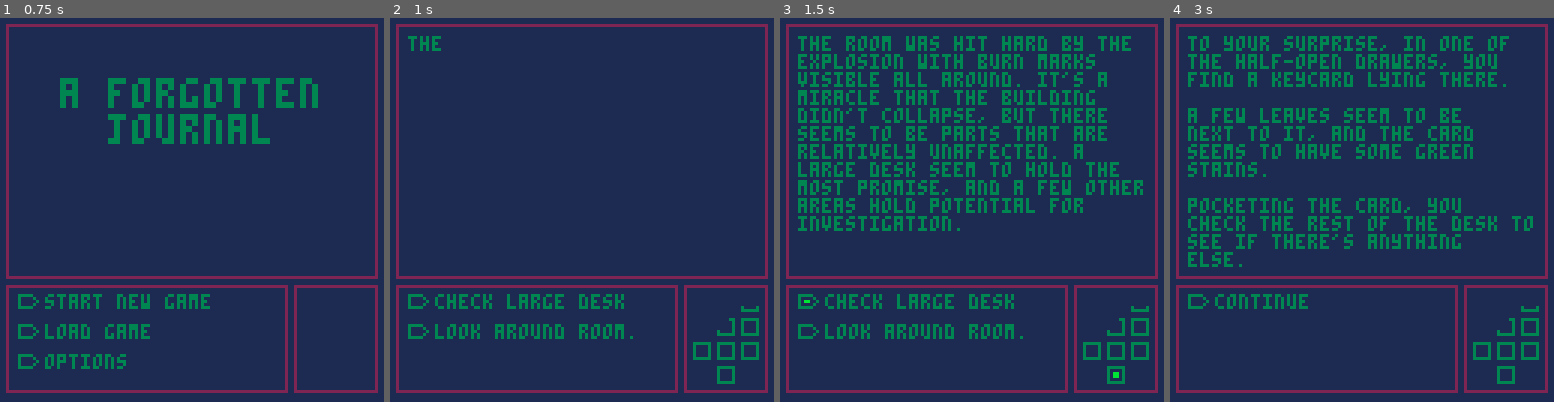
Above: before the commit, frames 1-4 (left to right).
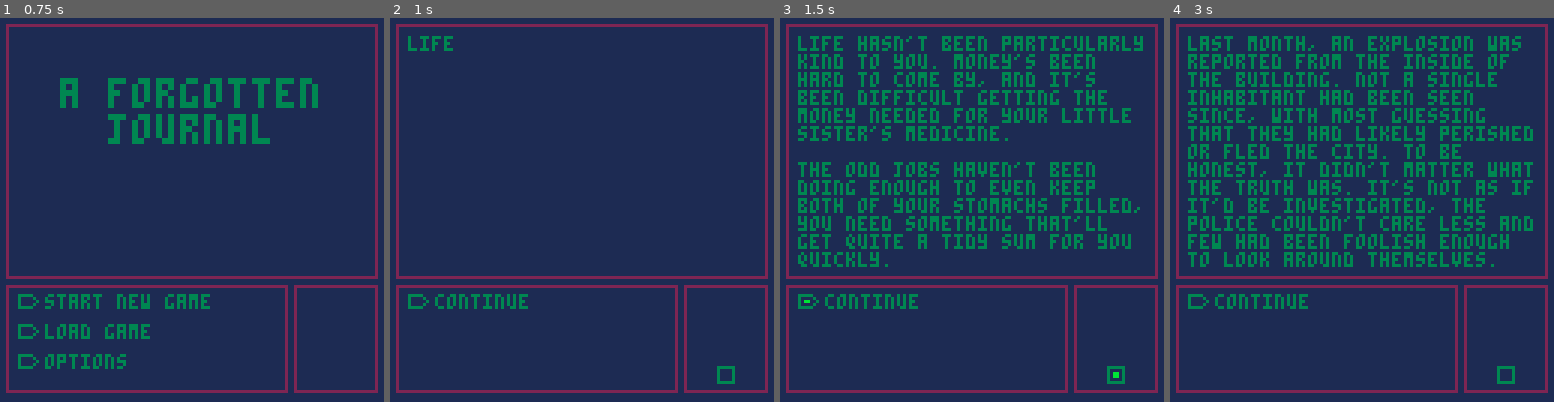
Above: after the commit, the same moments.

Repository: NeoTheSilent/A-Forgotten-Journal
Game: PICO-8 cartridge evastory.p8
Same seed, same stepped clock (60 frames per second), same inputs: the game is played once before the commit and once after it.
Inputs:
- Up to frame 1 (0.75 s): tap X (X key) at 0.33 s; tap O (Z key) at 0.7 s
- Up to frame 2 (1 s): no input
- Up to frame 3 (1.5 s): tap X (X key) at 1.07 s
- Up to frame 4 (3 s): hold Right 1.6-2.1 s; tap O (Z key) every 0.4 s from 1.7 to 2.9 s; tap X (X key) at 1.85, 2.97 s; hold Up 2.15-2.42 s; hold Right from 2.47 s (still down)

Frame 1 is identical in both runs. In frame 2, 2.5% of the frame differs, in the area x 4-97%, y 4-90%; in frame 3, 17%; in frame 4, 16%.

Commit message:
1.17
1.17 - Implementation of the Inventory system is now complete, and a proper save-password system should follow. Reduction in redundant variables has occurred, as well as several bug fixes. Page 2 of the Journal is now implemented. We should be ready to add the next room soon.

Diff:
--- a/evastory.p8
+++ b/evastory.p8
@@ -5,21 +5,31 @@
 
 function _init()
 proom=2
+inv=false
 tcheck=true
 tpick=0
 clr={2,3,1}
 clw={"ui","text","background"}
 bckclr=1
 --
-key1=0
-key2=0
+bp={
+{"green keycard",1},
+{"keycard 6",1},
+{"medicine",1},
+{"shears",1},
+{"",0},
+{"",0},
+{"",0},
+{"",0},
+{"",0},
+{"",0},
+{"",0},
+{"",0}}
 jrnl={0,0}
-meds=0
-shears=0
 scan=0
 --
-pr={{0,108,115,3},{1,108,107,1},{1,116,107,3},{1,116,99,2}}
-vroom={0,1,0,1,1,1,0,0,1,0,0,0}
+pr={{0,108,115,3},{0,108,107,1},{0,116,107,3},{0,116,99,2}}
+vroom={0,0,0,0,0,0,0,0,0,0,0,0}
 vsub={
 {},
 {0,0,0},
@@ -166,11 +176,11 @@
 --room6
 {
 m={
---"as the door opens, you can't shake the  …(259 unchanged characters)…
---"your mind must be playing tricks on you, this place was clearly abandoned after all so it's unlikely you'd find any mad scientists in these halls.⬇️similarly, each of these doors were locked tightly. outside of these plants, it's unlikely that anything else could survive in these conditions.",
---"leaving now just because of a 'bad feeling' would be a waste. it's likely you're the first person to discover this laboratory after all.⬇️forget sifting through the looted rubble upstairs, who knows how many valuables could be down here still!",
---"with some luck, you could make enough m …(277 unchanged characters)…
-"what exactly happened down here? why did the laboratory get to this state? what happened to the people here?⬇️it's might be risky to stay here, but running away from an opportunity like this would leave you filled with regrets!⬇️with that, you step inside the door with great care. ",
+"as the door opens, you can't shake the  …(259 unchanged characters)…
+"your mind must be playing tricks on you, this place was clearly abandoned after all so it's unlikely you'd find any mad scientists in these halls.⬇️similarly, each of these doors were locked tightly. outside of these plants, it's unlikely that anything else could survive in these conditions.",
+"leaving now just because of a 'bad feeling' would be a waste. it's likely you're the first person to discover this laboratory after all.⬇️forget sifting through the looted rubble upstairs, who knows how many valuables could be down here still!",
+"with some luck, you could make enough m …(277 unchanged characters)…
+"what exactly happened down here? why did the laboratory get to this state? what happened to the people here?⬇️it might be risky to stay here, but running away from an opportunity like this would leave you filled with regrets!⬇️with that, you step inside the door with great care. ",
 "inside the room, it seems this room looks like a decontamination room. a small glass shower with hazmat suits can be seen, as well as what looks like a large scanner.⬇️there also seems to be a few desks and cabinets to go through. you certainly have your work cut out for you. ",
 },
 c={
@@ -183,22 +193,28 @@
 "enter left door."},
 b={
 {
-"there's enough suits here for a few people, which makes it all that more concerning that you haven't found anyone... or anything. you fish through the pockets for a few minutes, but there's nothing worth taking within. it would've been too easy if there was a keycard within.",
+"there's enough suits here for a few people, which makes it all that more concerning that you haven't found anyone... or rather, *anything*.⬇️you fish through the pockets for a few minutes, but there's nothing worth taking within. it would've been too easy if there was a keycard within.",
 "concerned that you may have missed something, you check the pockets again. you did manage to find something this time, a spare handkerchief. it looks rather nice, so it might make a fine gift in the future, though it certainly won't help you today."
 },
 {
-"a small shower roughly two feet by two feet, it seems to exist only to wash you down before you enter or after you leave. it doesn't take you long to check around, there's not many places to hide anything after all. unfortunately, your searches come up empty.",
-"erring on the side of caution, you decide to check if there's anything under the grate, but you come up empty, and the handles don't seem to be hiding anything either.",
-"it seems the only thing here for you is the ability to shower, if you see fit... though the thought of showering here doesn't exactly inspire confidence."
+"a small shower, it seems to exist only to wash you down before you enter or after you leave. it doesn't take you long to check around, it's a glass shower after all.⬇️unfortunately, your search come up empty. yet, you did discover something... it seemed like the plants were growing in the shower grates. ",
+"a few minutes pass as you try to open it, but it seems rather stuck. you'd need something else to open it... ",
+"you try to open the grate again, but it's still not budging, much to your frustration.⬇️at any rate, it seems the only thing here for you is the ability to shower, if you see fit... though the thought of showering here doesn't exactly inspire confidence."
 },
 {
 "you check the drawers on the smaller desk and see a smaller notepad. jotted on the surprisingly dry pages seems to be some instructions.",
-"[before entering or exiting, the door won't open unless the scanner detects no problematic elements. this includes evaconvolvulus, so be careful that nothing sticks to you when you leave. if something goes wrong, it'll lock down the door until the issue is resolved.]",
-"[before entering or exiting, the door won't open unless the scanner detects no problematic elements. this includes evaconvolvulus, so be careful that nothing sticks to you when you leave. if something goes wrong, it'll lock down the door until the issue is resolved.]",
-},
-{
-"these seems to be a page of a journal here. insertjournal",
-""
+"[before entering or exiting, the door won't open unless the scanner detects no problematic elements. this includes evaconvolvulus, so be careful that nothing sticks to you when you leave. if something goes wrong, it'll lock down the door until the issue is resolved.⬇️- ethe]",
+"[before entering or exiting, the door won't open unless the scanner detects no problematic elements. this includes evaconvolvulus, so be careful that nothing sticks to you when you leave. if something goes wrong, it'll lock down the door until the issue is resolved.⬇️- ethe]",
+},
+{
+"you rummage through the larger desk, trying to see if you can find anything. ultimately, you do happen upon a few pages torn out of a notebook. seeing little reason not to, you decide to read them.",
+"\"march 15th, 20█\"⬇️\"time isn't on our side, the more we dawdle, the more we risk ███ finding us. still, this was important. even if it took ██ days, it was important to find a proper test subject. it took a lot of persuasion, but we had convinced the director that it was important to have the ██ take a ██\"",
+"\"we must ensure that we get the best possible subject.\"⬇️\"of course, a bribe went a long way in convincing the director, and thankfully we found our test subject. she had shown quite a bit of potential, she was quite smart for her █, and she passed the physical.\"",
+"\"we couldn't afford to have too many tests here, or we'd risk investigation. thus, we have decided that we'd focus our results on her. our funds were already starting to dry up after all.\"⬇️\"our assessment of the director was spot-on, and with a little extra money, we were able to speed up the process drastically.\"",
+"\"we've placed her in a side room that we had made. it didn't matter how nice it was, only that the proper precautions were followed.\"⬇️\"she's locked in there, not that we should be concerned. she's only █ after all. still, even despite the purpose of our project, the others had decided that she should have a name.\"",
+"\"the one that the director had used was rather dull. we decided to call her eva.\"⬇️\"with all the preparations done, we can begin our tests soon. should our luck hold, then we won't need another test subject. we already had run plenty of tests in our old location, and we've long since passed the early phases of the test.\"",
+"\"now, it was important to apply the results of our research and reach the next stage in ██ ███.\"⬇️...⬇️it takes some time to come to terms with what you had read. ultimately, you put these spare pages in the journal and continue moving, unsure of what to do next. ",
+"you check through the larger desks again, but nothing remains. you can't help but remember the journal as you rummage through them...⬇️what happened here?"
 },
 {
 "surprisingly, you seem to find a pair of shears here, with green residue stained onto them. it may be worth keeping them for now, in case you need to cut something later.",
@@ -252,12 +268,15 @@
 	delay-=1
 end
 
+
 if scrl<#sdial(cdial) then
 	scrl+=0.5
  if btnp(5) and delay==0 then
  	delay=10
 		scrl=#sdial(cdial)
 	end
+elseif scrl==#sdial(cdial) and btnp(5) then
+ inv=not inv
 elseif scrl>#sdial(cdial) then
 	scrl=0
 end
@@ -282,7 +301,11 @@
 then
 	titlescreen()
 else
- dial(s[proom])
+	if inv then
+		pckt()
+	else
+	 dial(s[proom])
+	end
 	grid()
 end
 
@@ -307,6 +330,19 @@
 
 function rf(v,w,x,y)
 	rectfill(v,w,x,y,clr[3])
+end
+
+function pckt()
+	print("inventory",46,6,clr[2])
+	print("journal pages: ",6,78,clr[2])
+	line(6,75,120,75,clr[1])
+	line(6,13,120,13,clr[1])
+	for i=1,#bp do
+			rect(6+flr(i/7)*58,5+i*10-flr(i/7)*60,62+flr(i/7)*58,13+i*10-flr(i/7)*60,clr[1])
+		if bp[i][2]>0 then
+				print(bp[i][1],8+flr(i/7)*60,7+i*10-flr(i/7)*60,clr[2])
+		end
+	end
 end
 
 function grid()
@@ -456,7 +492,7 @@
 --room2--
 if proom==2 then
 	if dsel==1 then
-		key1=1
+		bp[1][2]=1
 		s[2].b[3]={
 		"after using the keycard, the door opens and a small cloud of mist disperses into the room. you can smell fresh plant …(232 unchanged characters)…
 		"you slowly make your way down the stairs, being as careful as you can. each step causes the stairs to let out an awful creak, and whether it'll be from the stair underneath you breaking or tripping on an errant vine, a fall from here wouldn't be pretty.",
@@ -464,14 +500,14 @@
 	elseif dsel==2 then
 		s[2].c[3]="open the door"
 		pr[1][1]=1
-		if key1==0	then
+		if bp[1][2]==0	then
 			s[2].b[3]={
 				"try as you might, the door to the next room is closed quite tightly. you can't try the keycard reader currently, as you don't have a card.⬇️you're not one to give up easily however, and you try to pry open the door with a spare piece of metal that had been lying around.",
 				"you spend a few minutes trying to use the metal bar to open the door, but it's not budging.⬇️the only result you g …(201 unchanged characters)…
 				"",}
 		end
 	elseif dsel==3 then
-		if key1==1 and vsub[2][3]==1 then
+		if bp[1][2]==1 and vsub[2][3]==1 then
 		 proom=5
 		 pr[2][1]=1
   else
@@ -485,7 +521,7 @@
 --room 4--
 elseif proom==4 then
 	if dsel==1	then
-		key2=1
+		bp[2][2]=1
 		vsub[5][6]=0
 		s[5].b[6]={"you take the new keycard from your pocket and swipe it through the scanner. after a few moments, it lets  …(217 unchanged characters)…
 	elseif dsel==3 then
@@ -502,8 +538,8 @@
 	if dsel==1 then
 		jrnl[1]=1
 	elseif dsel==2 then
-		if meds<2 then
-		 meds+=1
+		if bp[3][2]<1 then
+		 bp[3][2]+=1
 		 s[5].b[2]={
 			 "thinking about it more, you decide to pocket them for now, as you might forget about it when you're getting ready to leave. you pocket the medicine with that, putting them in your satchel.",
 			 "you check the various desks some more, but there doesn't seem to be anything else worth taking right now."}
@@ -511,42 +547,46 @@
 	 end
 	elseif dsel==5 then
 		proom=4
-	elseif dsel==6 and key2==1 then
+	elseif dsel==6 and bp[2][2]==1 then
 		proom=6
 		pr[3][1]=1
 	end
 --room6--
 elseif proom==6 then
-	if dsel==4 then
+	s[6].m[#s[6].m]="each drip from the leaking pipes sounds like a gunshot now. the room seems no different right now, it would do you well to speed up your investigation.⬇️there shouldn't be anything to fear... but something about this place screams danger."
+	if scan==1 and vsub[6][3]==1 then
+	s[6].b[6]={
+  "you step into the scanner, shears in hand. the journals had noted that this 'evaconvolvulus' seems to be plant matter. knowing this, you crouch down towards the vines on the ground. you already checked that there wasn't anything like that stuck to your clothes, so it must be this.",
+  "with some regret in your heart, you trim away at the vines, cutitng through them cleanly until you've clipped all of them. you pick up the remains and toss them out of the scanner. you couldn't get it perfectly, as they seemed to originate from a small crack in the floor, but you've gotten as much as you can.",
+  "you press the button again, to see if you'll get a better result this time. the laser comes down again, following the proper path. you close your eyes before the lasers blind you, and after a few moment the scan completes. you open your eyes as the glass door ahead of you finally opens, revealing the now unlocked doorway to the next room.",
+  "carefully, you step through into the next room.",
+  ""}
+	elseif scan==0 and vsub[6][3]==1 then
+	s[6].b[6]={
+  "seeing no reason not to try, you enter the scanner. it's a larger box, able to hold you inside without issue. on the other side is a glass panel blocking the actual doorway. there also seems to be a button labeled [begin scan] next to you, as well as a display screen that is powered off. finally, there seems to be several vines on the floor.",
+  "you press the button, and the opening behind you closes with a glass panel coming down to lock you in. after a few moments, the top of the scanner lights up, completely covering the top with red light. after a few moments, it begins moving downwards.",
+  "you brace yourself, seeing no way to escape from this. the lights hit the top of your head... and continue downwards without any noticable effect until it hits the very bottom of the scanner, where it promptly fades away. you feel no different, it seems the scan is complete.",
+  "you notice a small display screen light up, with a particularly troubling sentenence.",
+  "[error - evaconvolvulus detected. doors have been locked.]",
+  "you brought your shears into here, as you held no reason not to. remembering the journal that you had read, you look down at the vines growing on the ground and begin to trim them with your glorified scissors.",
+  "after a few minutes of careful trimming, the scanner is as vinefree as it'll get. there's still some growing in the cracks, but you can't exactly reach them from here. with a job well done, you toss out the trimmed vines and press the scan button once more.",
+  "the glass door closes once more, and the scan repeats just the same. you close your eyes as it hits your head, to avoid accidentally blinding yourself. after a few moments, you reopen them and are greeted with the sight of new text on the led.",
+  "[no evaconvolvulus detected. you may enter.]",
+  "the opposing glass door on the scanner opens up, and you can see the electronic lock on the opposing door unlock. carefully, you step into the next room...",
+		""}
+	end
+	if dsel==3 then
+	 vsub[6][6]=0
+	elseif dsel==4 then
   jrnl[2]=1
-	end
-	if dsel==5 then
- shears=1
- vsub[6][6]=0
-	 if scan==1 and vsub[6][3]==1 then
-		s[6].b[6]={
-	  "you step into the scanner, shears in hand. the journals had noted that this 'evaconvolvulus' seems to be plant matter. knowing this, you crouch down towards the vines on the ground. you already checked that there wasn't anything like that stuck to your clothes, so it must be this.",
-	  "with some regret in your heart, you trim away at the vines, cutitng through them cleanly until you've clipped all of them. you pick up the remains and toss them out of the scanner. you couldn't get it perfectly, as they seemed to originate from a small crack in the floor, but you've gotten as much as you can.",
-	  "you press the button again, to see if you'll get a better result this time. the laser comes down again, following the proper path. you close your eyes before the lasers blind you, and after a few moment the scan completes. you open your eyes as the glass door ahead of you finally opens, revealing the now unlocked doorway to the next room.",
-	  "carefully, you step through into the next room.",
-	  ""}
-		elseif scan==0 and vsub[6][3]==1 then
-		s[6].b[6]={
-	  "seeing no reason not to try, you enter the scanner. it's a larger box, able to hold you inside without issue. on the other side is a glass panel blocking the actual doorway. there also seems to be a button labeled [begin scan] next to you, as well as a display screen that is powered off. finally, there seems to be several vines on the floor.",
-	  "you press the button, and the opening behind you closes with a glass panel coming down to lock you in. after a few moments, the top of the scanner lights up, completely covering the top with red light. after a few moments, it begins moving downwards.",
-	  "you brace yourself, seeing no way to escape from this. the lights hit the top of your head... and continue downwards without any noticable effect until it hits the very bottom of the scanner, where it promptly fades away. you feel no different, it seems the scan is complete.",
-	  "you notice a small display screen light up, with a particularly troubling sentenence.",
-	  "[error - evaconvolvulus detected. doors have been locked.]",
-	  "you brought your shears into here, as you held no reason not to. remembering the journal that you had read, you look down at the vines growing on the ground and begin to trim them with your glorified scissors.",
-	  "after a few minutes of careful trimming, the scanner is as vinefree as it'll get. there's still some growing in the cracks, but you can't exactly reach them from here. with a job well done, you toss out the trimmed vines and press the scan button once more.",
-	  "the glass door closes once more, and the scan repeats just the same. you close your eyes as it hits your head, to avoid accidentally blinding yourself. after a few moments, you reopen them and are greeted with the sight of new text on the led.",
-	  "[no evaconvolvulus detected. you may enter.]",
-	  "the opposing glass door on the scanner opens up, and you can see the electronic lock on the opposing door unlock. carefully, you step into the next room...",
-			""}
-		end
+	elseif dsel==5 then
+  bp[4][2]=1
+  if vsub[6][3]==1 then
+   vsub[6][6]=0
+  end
 	elseif dsel==6 then
 	 scan=1
-		if shears==1 then
+		if bp[4][2]==1 and vsub[6][3]==1 then
 			proom=9
 		end
 	elseif dsel==7 then
Not shown, changed: the sound effects (__sfx__) section of evastory.p8
